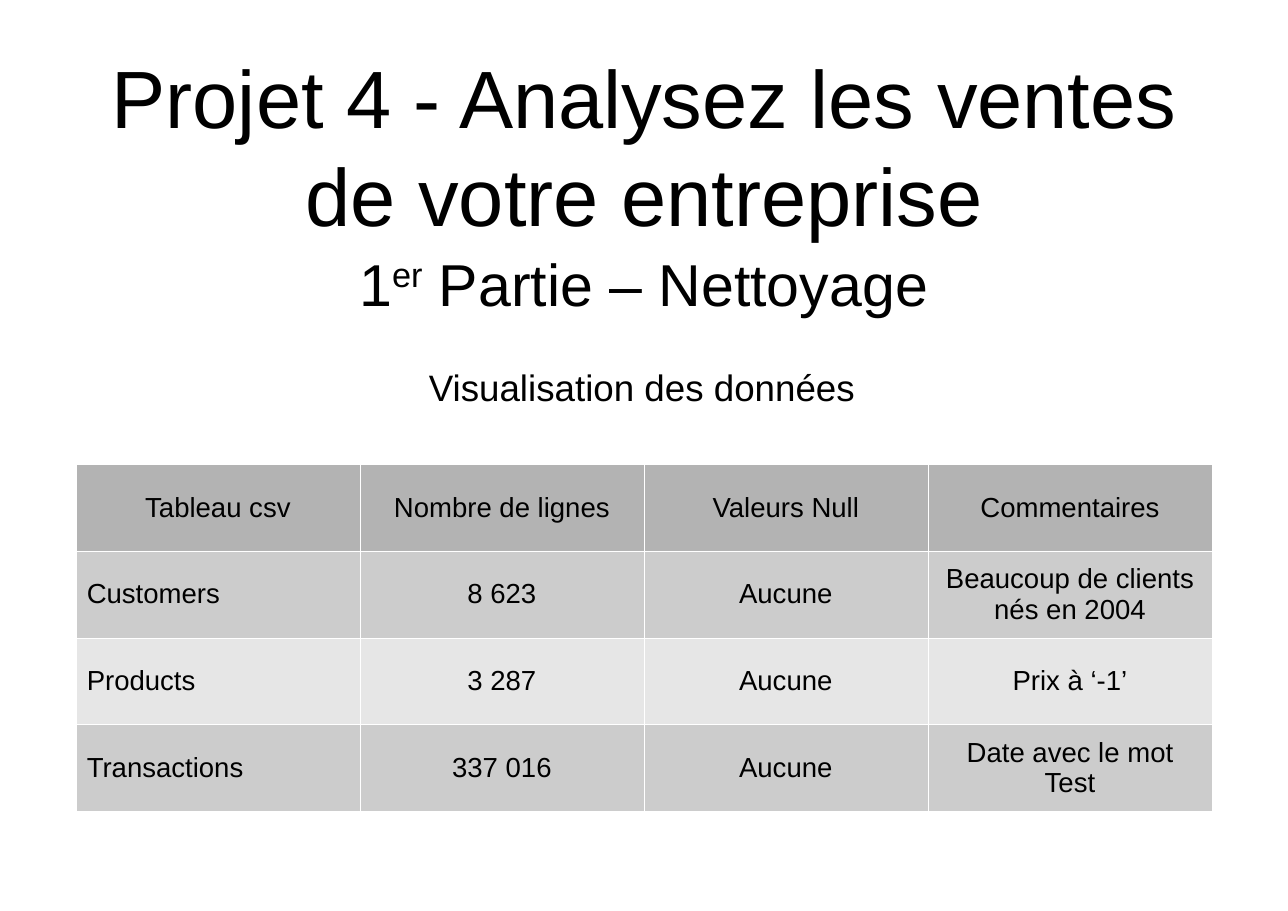
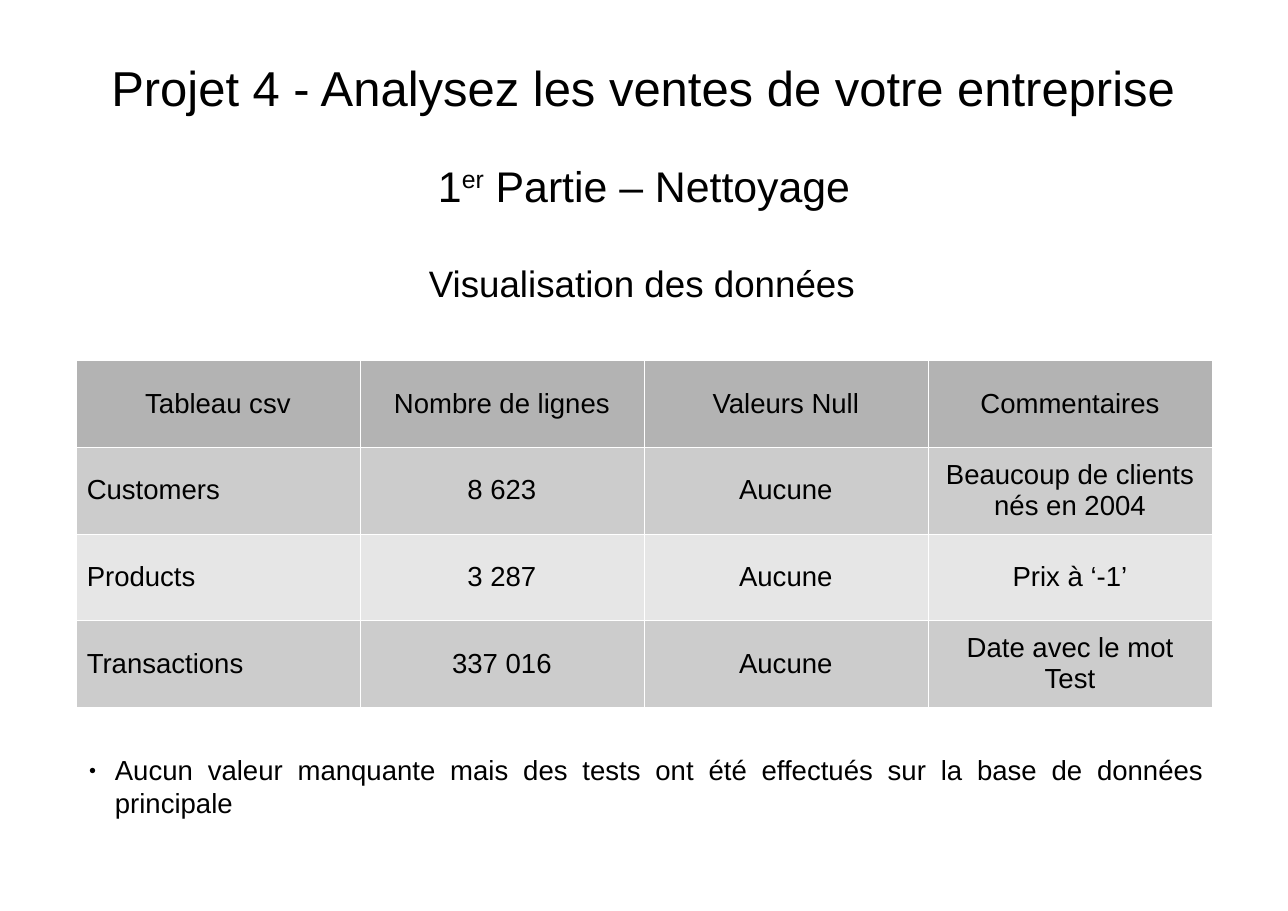
Before and after one commit to FranckDELRUE/OCR-Project-4-DAn, a slide deck: slide 1 of P4_Presentation.odp. Drawn at 1288x911 pixels with LibreOffice and Linux fonts; fonts in the diff are those of the drawing. Boxes give left, top, right and bottom in pixels: in the first picture for what was removed or moved away, otherwise in the second. Text is boxed around its words. In the diff, an @@ line names an element or a change of style, - is before the commit and + after.

```diff
--- a/P4_Presentation.odp
+++ b/P4_Presentation.odp
@@ title "Projet 4 - Analysez les ..." at bbox=[111, 70, 1175, 116]: size 53.1 to 32 pt @@
@@ subtitle "1er Partie – Nettoyage": place and size @@
-subtitle "1er Partie – Nettoyage" at bbox=[439, 263, 928, 317]
+subtitle "1er Partie – Nettoyage" at bbox=[496, 171, 850, 211]
@@ subtitle "1er Partie – Nettoyage" at bbox=[496, 171, 850, 211]: size 38.6 to 28 pt @@
@@ text "Visualisation des données": place and size @@
-text "Visualisation des données" at bbox=[429, 374, 855, 402]
+text "Visualisation des données" at bbox=[429, 270, 855, 298]
@@ table: place and size @@
-table at bbox=[76, 464, 1213, 811]
+table at bbox=[76, 360, 1213, 707]
@@ text added at bbox=[115, 759, 1203, 819], 18 pt, text #000000 @@
+● Aucun valeur manquante mais des tests ont été effectués sur la base de données principale
```
Also in this commit, not shown: 6 other slides changed, 1 slide added, 1 slide removed, 6 other files.
